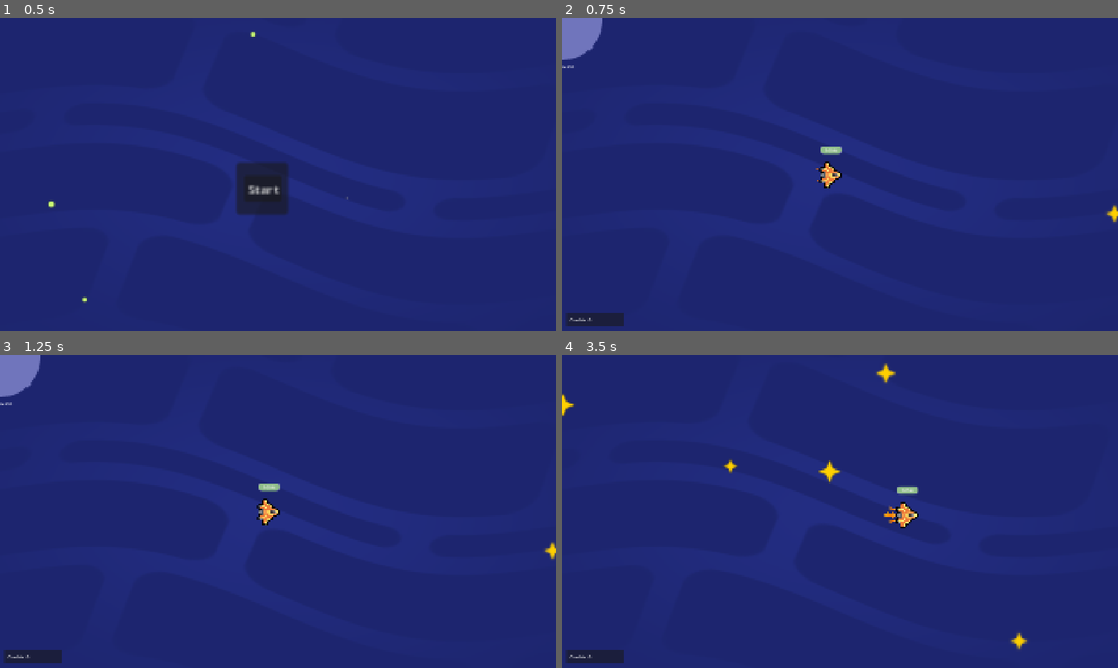
Above: before the commit, frames 1-4 (two rows, left to right).
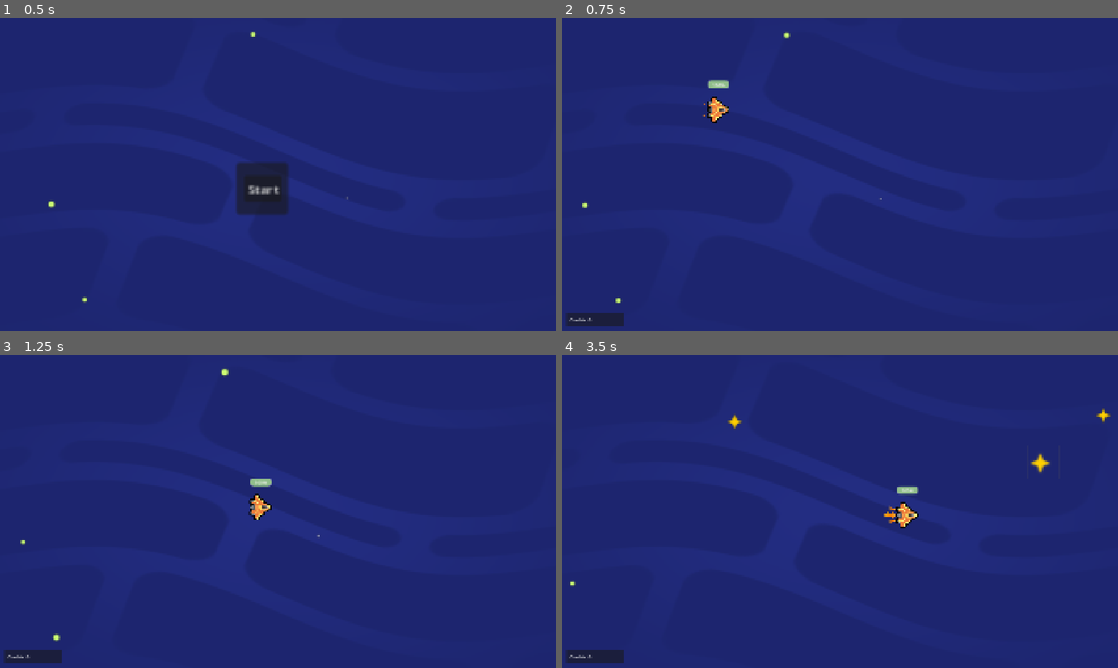
Above: after the commit, the same moments.

Repository: ChrsSampson/spaceGame
Game: Godot game, scene res://scenes/menu.tscn
Two runs of this game, one before a commit and one after it. Both use one fixed random seed, a clock stepped at 60 frames per second and the inputs below.
Inputs:
- Up to frame 1 (0.5 s): no input
- Up to frame 2 (0.75 s): click "Start" at 0.5 s
- Up to frame 3 (1.25 s): no input
- Up to frame 4 (3.5 s): hold D (move_right) 1.28-2.03 s; hold F (interact) 1.28-2.03 s; hold S (move_down) 2.03-2.78 s; tap Shift (boost) at 2.1 s; tap F (interact) at 2.3 s; hold D (move_right) from 2.78 s (still down); hold F (interact) from 2.78 s (still down)

Frame 1 is identical in both runs. In frame 2, 1.6% of the frame differs, in the area x 0-100%, y 0-92%; in frame 3, 1.4%; in frame 4, 0.7%.

Commit message:
Major Refactor

Diff:
--- /dev/null
+++ b/scenes/Main.tscn
@@ -0,0 +1,9 @@
+[gd_scene load_steps=3 format=3 uid="uid://d0jrvpr2iucpx"]
+
+[ext_resource type="Script" uid="uid://dkelvdnyxgibx" path="res://scripts/GameDirector.gd" id="1_rvslj"]
+[ext_resource type="PackedScene" uid="uid://dlp8l2xn2vld5" path="res://scenes/level.tscn" id="2_rarhs"]
+
+[node name="Main" type="Node2D"]
+script = ExtResource("1_rvslj")
+
+[node name="Level" parent="." instance=ExtResource("2_rarhs")]
--- a/scenes/level.tscn
+++ b/scenes/level.tscn
@@ -1,11 +1,10 @@
-[gd_scene load_steps=7 format=3 uid="uid://dlp8l2xn2vld5"]
+[gd_scene load_steps=6 format=3 uid="uid://dlp8l2xn2vld5"]
 
 [ext_resource type="PackedScene" uid="uid://bepakscdhqydc" path="res://entity/ship.tscn" id="1_2q6dc"]
 [ext_resource type="Script" uid="uid://n0s503aisqdy" path="res://scripts/gameManager.gd" id="1_w8frs"]
 [ext_resource type="PackedScene" uid="uid://bxfevggvxo634" path="res://assets/background/space_background.tscn" id="2_w7c3h"]
 [ext_resource type="Texture2D" uid="uid://dcytm4oftf0ht" path="res://assets/ui/Dashboard.png" id="4_mx8sn"]
 [ext_resource type="PackedScene" uid="uid://c8twekcvq3rpb" path="res://scenes/gameInterface.tscn" id="5_ppgk2"]
-[ext_resource type="PackedScene" uid="uid://c25awcdifdlg0" path="res://entity/planet.tscn" id="6_2r41h"]
 
 [node name="Level" type="Node"]
 script = ExtResource("1_w8frs")
@@ -52,8 +51,6 @@
 
 [node name="Planets" type="Node" parent="."]
 
-[node name="Planet" parent="Planets" instance=ExtResource("6_2r41h")]
-
 [connection signal="timeout" from="Timers/RockSpawner" to="." method="_on_rock_spawner_timeout"]
 [connection signal="timeout" from="Timers/HealthSpawnTimer" to="." method="_on_health_spawn_timer_timeout"]
 [connection signal="timeout" from="Timers/CoinTimer" to="." method="_on_coin_timer_timeout"]
--- a/scenes/planetStore.tscn
+++ b/scenes/planetStore.tscn
@@ -40,6 +40,7 @@
 vertical_alignment = 1
 
 [node name="CreditDisplay" type="RichTextLabel" parent="CanvasLayer/UI"]
+layout_mode = 0
 offset_left = 594.0
 offset_top = 39.0
 offset_right = 928.0
@@ -47,3 +48,13 @@
 text = "Credits: 0"
 horizontal_alignment = 1
 vertical_alignment = 1
+
+[node name="Exit Button" type="Button" parent="CanvasLayer"]
+offset_left = 1387.0
+offset_top = 86.0001
+offset_right = 1405.0
+offset_bottom = 117.0
+scale = Vector2(2.99648, 1.63835)
+text = "X"
+
+[connection signal="pressed" from="CanvasLayer/Exit Button" to="." method="_on_exit_button_pressed"]
--- /dev/null
+++ b/scripts/GameDirector.gd
@@ -0,0 +1,59 @@
+extends Node
+
+#Game Director switches between major scenes like space and planetStores, ect...
+#Manages Game state passed between major scenes
+
+var store_scene = preload("res://scenes/planetStore.tscn")
+var space_scene = preload("res://scenes/level.tscn")
+
+var current_planet:Area2D = null
+var player_credits:int = 0
+var player_respawn_position:Vector2 = Vector2.ZERO
+var player_respawn_rotation:int
+
+#list of currently spawned planets
+var planets:Array[Area2D] = []
+
+func _process(delta:float) -> void:
+	pass
+
+#Scene Managment
+
+func switch_to_store() -> void:
+	var level = get_node("Level")
+	var store = store_scene.instantiate()
+	store.planet  = current_planet
+	store.credits = player_credits
+	remove_child(level)
+	add_child(store)
+	pass
+
+func switch_to_space() -> void:
+	var store = get_node("PlanetStore")
+	var level = space_scene.instantiate()
+	remove_child(store)
+	add_child(level)
+	pass
+
+#----------------------Getters and Setters--------------
+func set_current_planet(p:Area2D) -> void:
+	current_planet = p
+
+func set_player_credits(v:int) -> void:
+	player_credits = v
+
+func add_planet_to_map(p:Area2D) -> void:
+	planets.push_back(p)
+
+func get_planets() -> Array:
+	return planets
+
+func set_player_respawn_position(p:Vector2, r:int) -> void:
+	player_respawn_position = p
+	player_respawn_rotation = r
+
+func get_player_respawn_position() -> Vector2:
+	return player_respawn_position
+
+func  get_player_respawn_rotation() -> int:
+	return player_respawn_rotation
--- a/scripts/gameManager.gd
+++ b/scripts/gameManager.gd
@@ -1,4 +1,6 @@
 extends Node
+
+# This manages random spawns and collisions in space
 
 #Scenes
 var rock1_scene = preload("res://entity/rock1.tscn")
@@ -6,6 +8,8 @@
 var coin_scene = preload("res://entity/coin.tscn")
 var planet_store_scene = preload("res://scenes/planetStore.tscn")
 var planet_scene = preload("res://entity/planet.tscn")
+
+@onready var game_director = self.get_parent()
 
 #Selectors
 @onready var rockSpawnTimer = $Timers/RockSpawner
@@ -35,27 +39,53 @@
 var health_spawn_interval:int = 10
 var health_spawned:int = 1
 
+var starting_planets = 3
+
 
 func _ready() -> void:
+	var existing_planets = len(game_director.get_planets())
+	if existing_planets:
+	#	spawns planets stored in game_director
+		spawn_existing_planets()
+	else:
+		init_planet_set()
+
+#	set previous player position and rotation
+	apply_player_postion()
+
+#	start all the spawn timers
 	rockSpawnTimer.start(1)
 	coin_timer.start(5)
 	handle_health_spawns()
+
+#	setup planet collision detection
 	connect_planet_signals()
 	pass
 
 func _process(delta:float) -> void:
-	if can_enter_store == false:
-		exit_store()
-
-#	player exit store
-	elif in_store and Input.is_action_just_pressed("interact"):
-		in_store = false
-		exit_store()
-
 #	player enter store
-	elif can_enter_store and Input.is_action_just_pressed("interact") and not in_store:
+	if can_enter_store and Input.is_action_just_pressed("interact") and not in_store:
 		in_store = true
 		player_enter_store(docked_near)
+
+#---------------------Scene Init Setup Function------------------------
+
+#respawn player at last known position
+func apply_player_postion() -> void:
+	player.position = game_director.get_player_respawn_position()
+	player.rotation = game_director.get_player_respawn_rotation()
+
+#allows planets and locations to persist through scene switching
+func spawn_existing_planets() -> void:
+	var pr:Array = game_director.get_planets()
+	for p in pr:
+		planet_container.add_child(p)
+
+func init_planet_set() -> void:
+	for p in starting_planets:
+		var planet:Area2D = spawn_planet()
+		print(planet.position)
+		game_director.add_planet_to_map(planet)
 
 #----------------------Spawners and Location Generators----------------------------
 
@@ -84,9 +114,10 @@
 	coin_timer.start(randi_range(2, 20))
 	pass
 
-func spawn_planet():
+func spawn_planet() -> Area2D:
 	var new_planet = planet_scene.instantiate()
 	new_planet.position = get_random_point_offscreen()
+	return new_planet
 	pass
 
 func handle_health_spawns():
@@ -134,16 +165,11 @@
 func set_can_enter_store(v:bool, planet: Area2D) -> void:
 	can_enter_store = v
 	docked_near = planet
+	game_director.set_current_planet(planet)
+	game_director.set_player_respawn_position(player.position, player.rotation)
 
 func player_enter_store(planet:Area2D) -> void:
 	if can_enter_store:
 		if Input.is_action_pressed("interact"):
-			var store = planet_store_scene.instantiate()
-			store.planet = planet
-			overlay.add_child(store)
+			game_director.switch_to_store()
 	pass
-
-func exit_store() -> void:
-	var node = overlay.get_node("PlanetStore")
-	overlay.remove_child(node)
-	pass
--- a/scripts/menu.gd
+++ b/scripts/menu.gd
@@ -3,4 +3,4 @@
 
 
 func _on_button_pressed() -> void:
-	get_tree().change_scene_to_file("res://scenes/level.tscn")
+	get_tree().change_scene_to_file("res://scenes/Main.tscn")
--- a/scripts/planet.gd
+++ b/scripts/planet.gd
@@ -4,20 +4,29 @@
 @onready var body = $Sprite2D
 
 var name_collection:Array = []
-var planet_name:String = "Arron"
+var planet_name:String = ""
+var planet_color:Color
 
 signal player_docked(status:bool, planet:Area2D)
 
 func _ready() -> void:
 	randomize()
 	name_collection = read_json("res://data/planets.json")["planet_names"]
+
+	init_planet()
+
+	pass
+
+func init_planet() -> void:
+		get_random_planet_name()
+		var rc = get_random_color()
+		set_planet_color(rc)
+
+#---------- Random Stat Generators -------------------
+
+func get_random_planet_name() -> void:
 	var rn = name_collection[get_random_index(len(name_collection) -1)]
 	set_planet_name(rn)
-	var rc = get_random_color()
-	set_planet_color(rc)
-	pass
-
-#---------- Random Stat Generators -------------------
 
 func get_random_index(max:int = 10) -> int:
 	var r = randi_range(0, max)
--- a/scripts/planetStore.gd
+++ b/scripts/planetStore.gd
@@ -1,14 +1,34 @@
 extends Node
 
 @onready var container = $CanvasLayer/UI
+@onready var credits_display = $CanvasLayer/UI/CreditDisplay
+@onready var planet_display = $CanvasLayer/UI/PlanetDisplay
+@onready var exit_button = $"CanvasLayer/Exit Button"
+
+@onready var game_director = self.get_parent()
 
 var color:Color
 var planet:Area2D
+var credits:int
 
 func _ready() -> void:
 	set_color(planet.modulate)
+	update_credits()
+	update_planet_name()
 	pass
 
 func set_color(c:Color) -> void:
 	color = c
 	container.modulate = color
+
+func update_planet_name() -> void:
+	var str = "%s Travel Hub"
+	planet_display.text = str % planet.planet_name
+
+func update_credits() -> void:
+	var str = "Credtis: %s"
+	credits_display.text = str % credits
+
+
+func _on_exit_button_pressed() -> void:
+	game_director.switch_to_space()
Not shown, added: scripts/GameDirector.gd.uid
